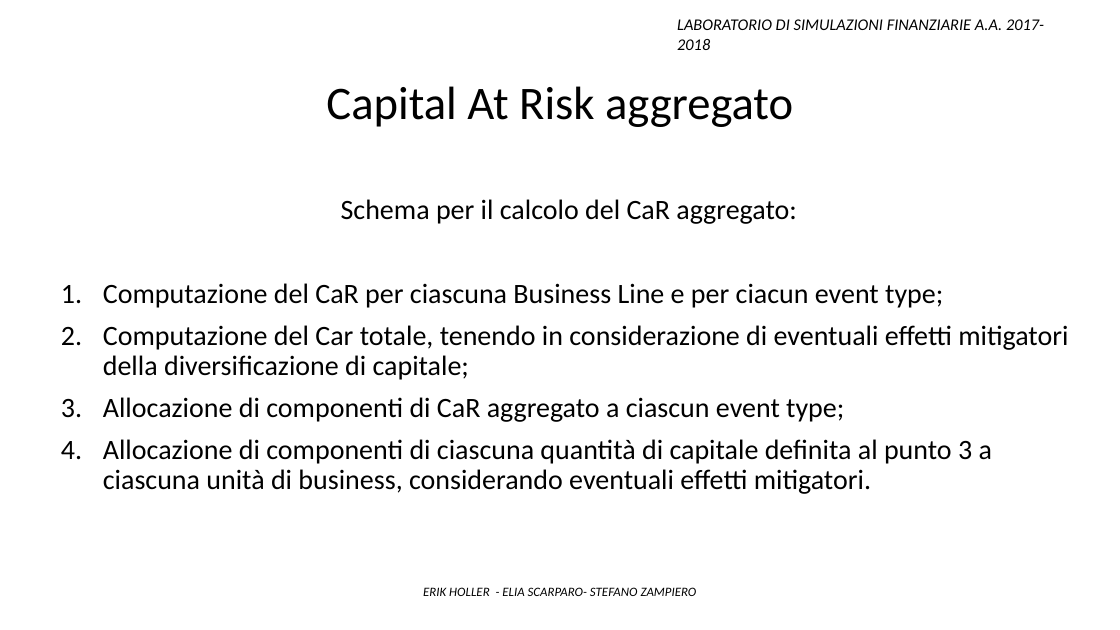
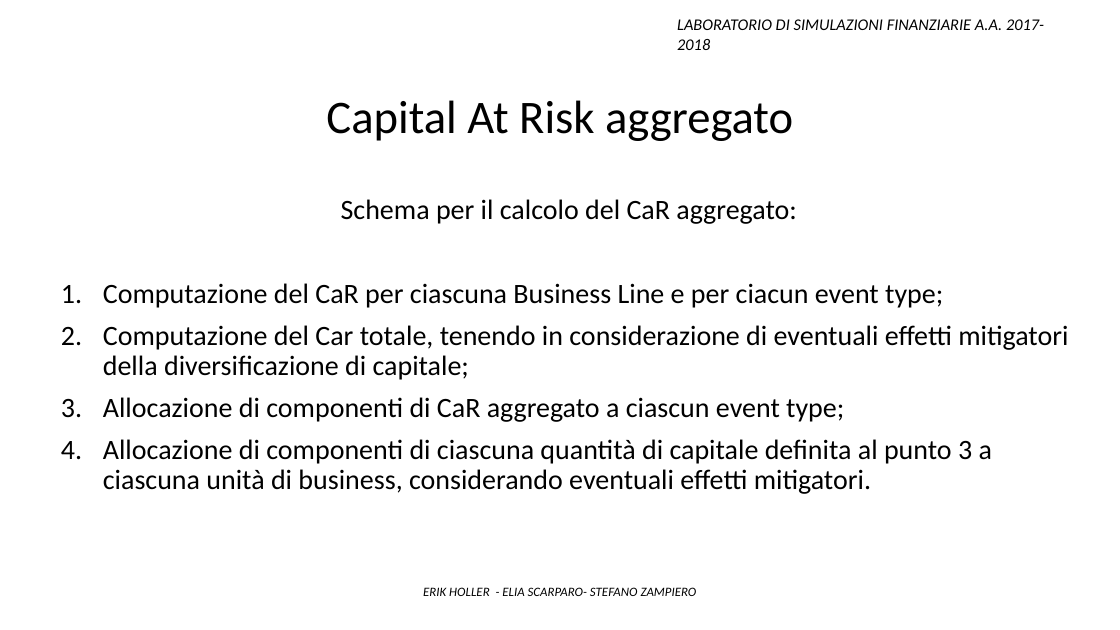
Before and after one commit to Stegirsanov/Laboratorio-di-simulazioni-finanziarie-project, a slide deck: slide 22 of Presentazione ppt/Presentazione_finale.pptx. Drawn at 1120x630 pixels with LibreOffice and Linux fonts; fonts in the diff are those of the drawing. Boxes give left, top, right and bottom in pixels: in the first picture for what was removed or moved away, otherwise in the second. Text is boxed around its words. In the diff, an @@ line names an element or a change of style, - is before the commit and + after.

```diff
--- a/Presentazione ppt/Presentazione_finale.pptx
+++ b/Presentazione ppt/Presentazione_finale.pptx
@@ text "Capital At Risk aggregato": place and size @@
-text "Capital At Risk aggregato" at bbox=[326, 86, 793, 127]
+text "Capital At Risk aggregato" at bbox=[326, 100, 793, 141]
```
Also in this commit, not shown: 12 other slides changed, 3 slides added, 1 other file.
